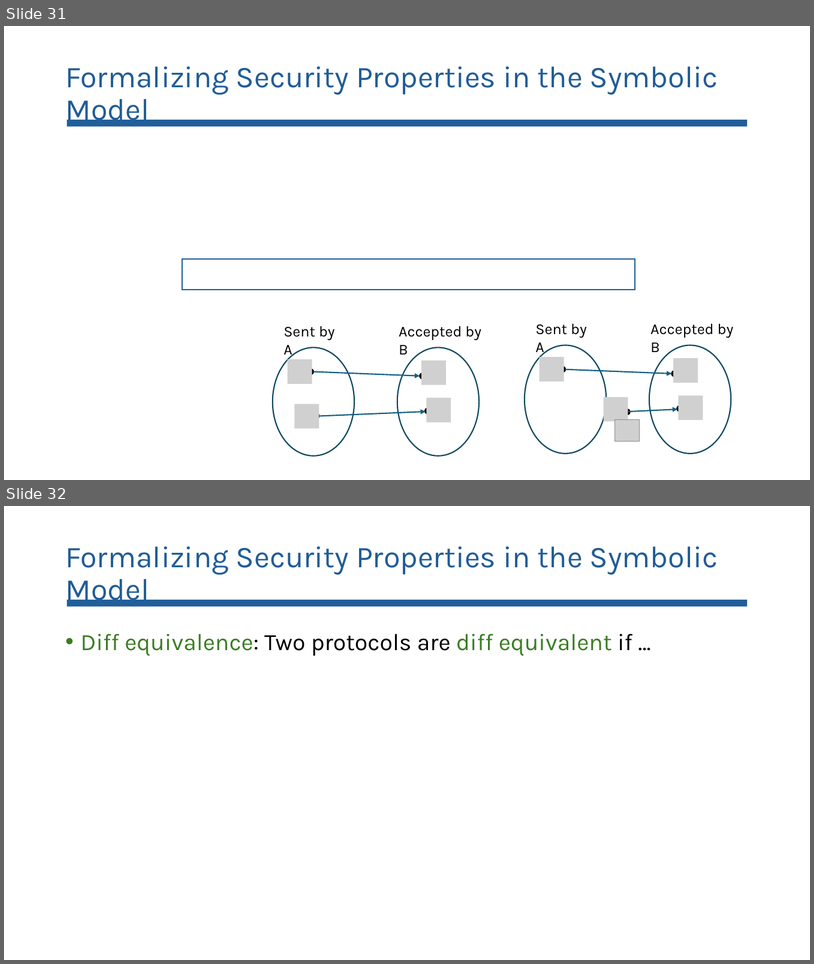
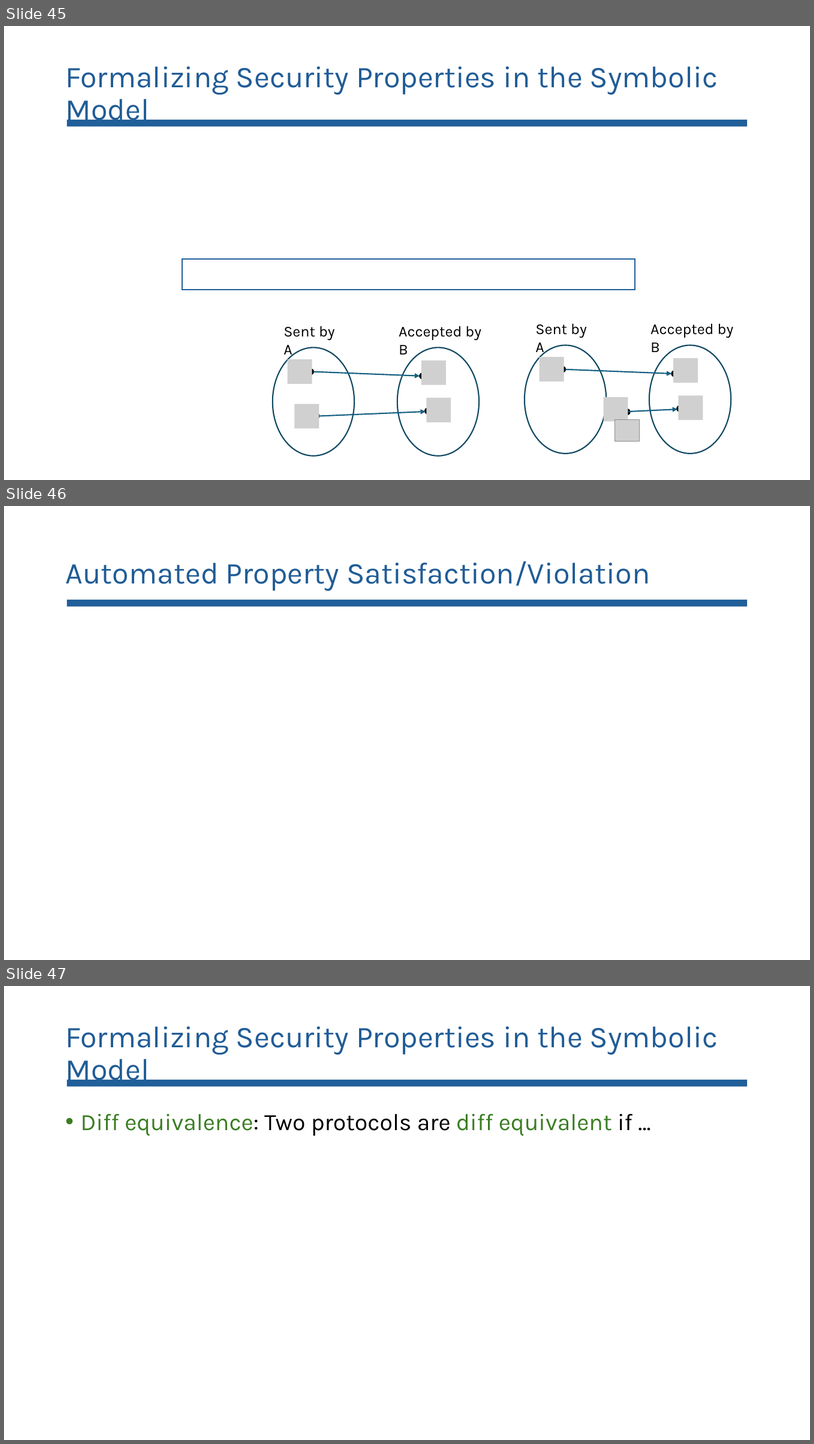
Before and after one commit to lorchrob/comprehensive_exam, a slide deck: Comp slides.pptx. Shown one above the other, each under a label of ours: slides 31 and 32 before the commit, slides 45, 46 and 47 after it. The pictures are 814x964 and 814x1444 pixels, drawn with LibreOffice and Linux fonts; fonts in the diff are those of the drawing; grey boxes stand for pictures. Boxes give left, top, right and bottom in pixels: in the first picture for what was removed or moved away, otherwise in the second. Text is boxed around its words. In the diff, an @@ line names an element or a change of style, - is before the commit and + after.

```diff
--- a/Comp slides.pptx
+++ b/Comp slides.pptx
@@ slide 46 added at (4,506,810,960), background #FFFFFF @@
@@ title added at (65,561,650,591), 36 pt, text #205C96 @@
+Automated Property Satisfaction/Violation
@@ rectangle added at (67,600,747,606), fill #215F9A @@
@@ what was slide 31 is now slide 45 @@
@@ what was slide 32 is now slide 47 @@
```
Also in this commit, not shown: 11 slides changed, 18 other slides added, 1 slide removed, 2 other files.
